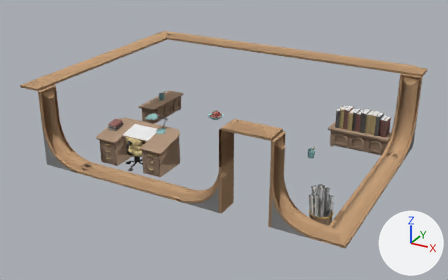
The glTF model www/models/iso_scenes/37.glb as it was, and as the next commit left it.
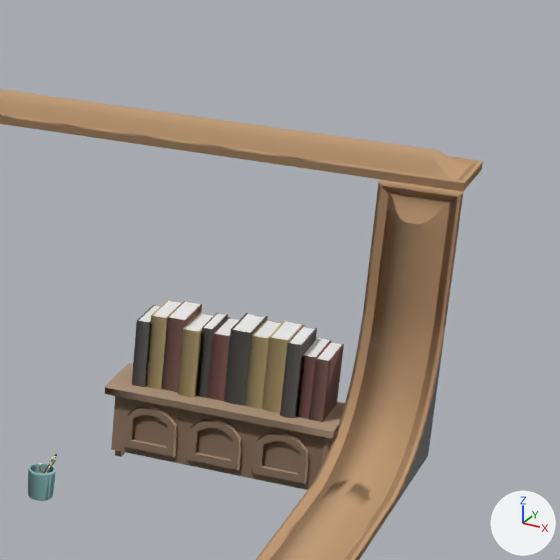
Each version appears first whole from a 50 mm camera at (20.18, -28.29, 13.78) aimed at (7.39, -5.05, 2.16), and next in a close-up on the part from 67% to 100% of the width and 9% to 62% of the height. The lights are fixed; the arrows at lower right show +X, +Y and +Z. Where no turn or scale is listed for an object, it has been applied to the vertices. Vertices at the same position are counted once.

The first close-up shows 'colored'.
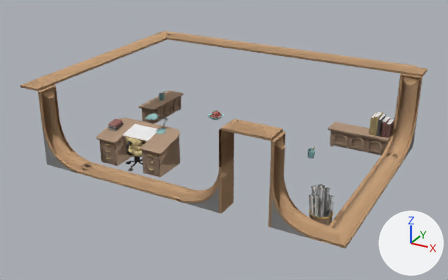
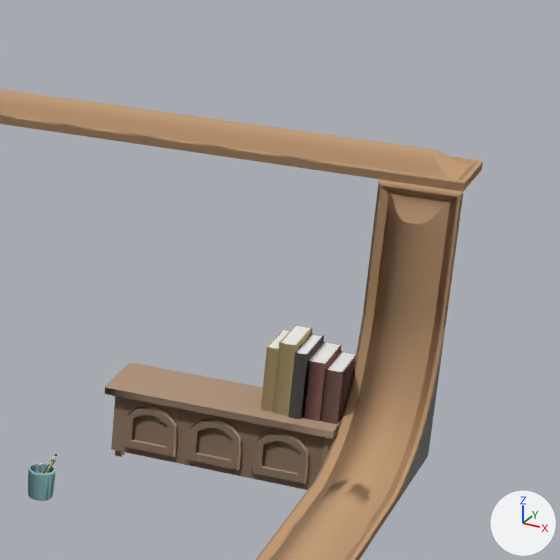
Pixel boxes (x1, y1, x2, y2) of what changed, in the close-ups (560 x 560 px; the box of a moved part takes in the faces that stretch with it):
```json
{"part": 1, "of": "me_mesh_0", "change": "deleted", "before": [132, 299, 281, 409]}
{"part": 2, "of": "me_mesh_0", "change": "moved or reshaped", "before": [262, 320, 344, 422], "after": [261, 324, 356, 438]}
{"part": 3, "of": "me_mesh_0", "change": "recoloured", "before": [318, 343, 331, 361], "after": [325, 345, 341, 364]}
```

Scene script edits in JSON lines:
```json
{"block": "me_mesh_0", "where": "# used by ob_colored; location = (0.0, 0.0, 0.0)"}
{"op": "remove", "block": "me_mesh_0", "code": "me_mesh_0.from_pydata(...)  # 27777 vertices, 56730 faces; spans x 0.0..15.0, y -10.0..1.0, z 1.0..5.3"}
{"op": "add", "block": "me_mesh_0", "code": "me_mesh_0.from_pydata(...)  # 27550 vertices, 56304 faces; spans x 0.0..15.0, y -10.0..1.0, z 1.0..5.3"}
{"block": "me_mesh_0", "change": "me_mesh_0 part 1: 8 loose pieces with 288 vertices, spanning x 11.3..13.0, y -0.8..0.0, z 2.0..3.0, are deleted"}
{"block": "me_mesh_0", "change": "me_mesh_0 part 2: 26 vertices moved from x 13.2..13.6, y -0.8..0.0, z 2.0..3.0 to x 13.1..13.8, y -0.8..0.0, z 2.0..3.0; 84 vertices removed from x 13.0..13.8, y -0.8..0.0, z 2.0..3.0; 145 vertices added at x 13.0..14.0, y -0.8..0.0, z 2.0..3.0"}
{"block": "me_mesh_0", "change": "me_mesh_0 part 3: 2 kept faces spanning x 13.8, y -0.7..0.0, z 2.8 get new vertex colours"}
```
